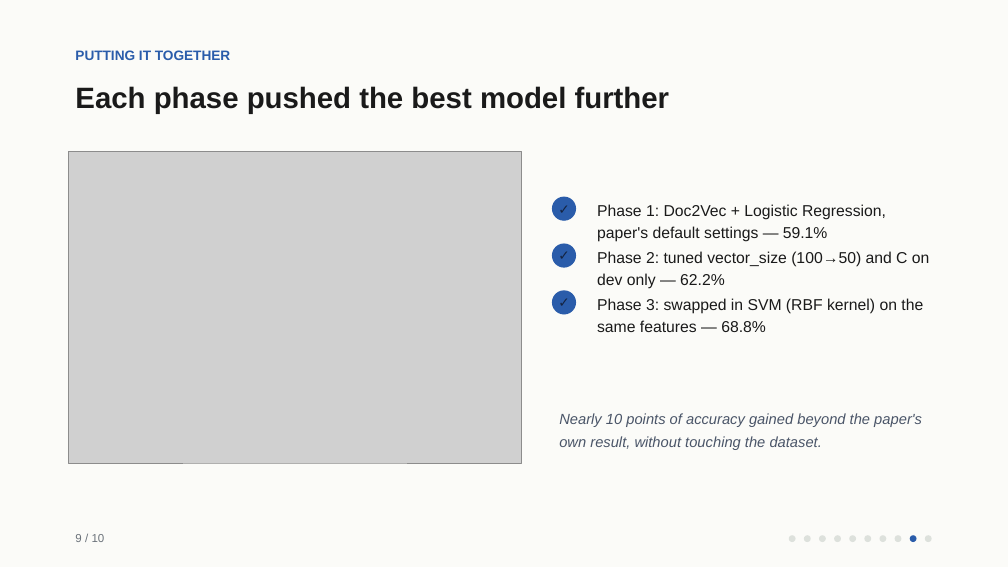
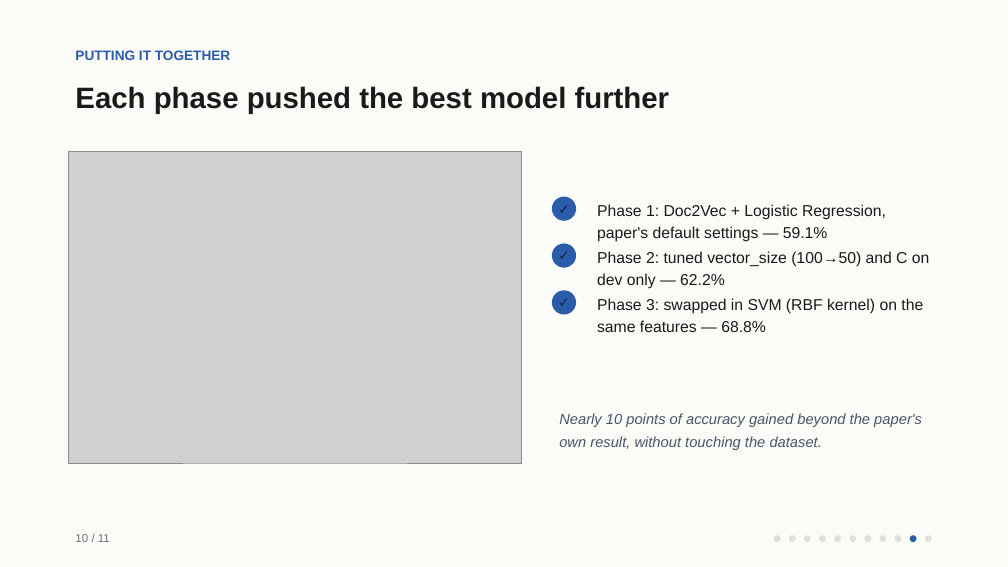
Before and after one commit to amogh-herle/ML-MINI-PROJECT, a slide deck: slide 11 of report/slides.pptx (slide 10 before the commit). Drawn at 1008x567 pixels with LibreOffice and Linux fonts; fonts in the diff are those of the drawing; grey boxes stand for pictures. Boxes give left, top, right and bottom in pixels: in the first picture for what was removed or moved away, otherwise in the second. Text is boxed around its words. In the diff, an @@ line names an element or a change of style, - is before the commit and + after.

```diff
--- a/report/slides.pptx
+++ b/report/slides.pptx
@@ text at (x1=75, y1=534, x2=110, y2=542): text changed @@
-9 / 10
+10 / 11
@@ ellipse added at (x1=774, y1=535, x2=780, y2=542), fill #DDE1DC @@
```
Also in this commit, not shown: 9 other slides changed, 1 slide added, 10 other files.
